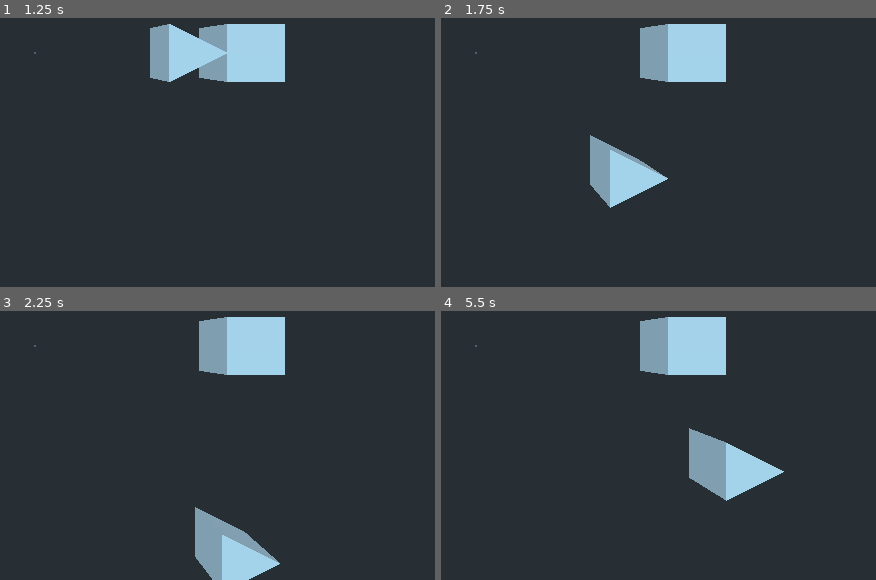
Above: before the commit, frames 1-4 (two rows, left to right).
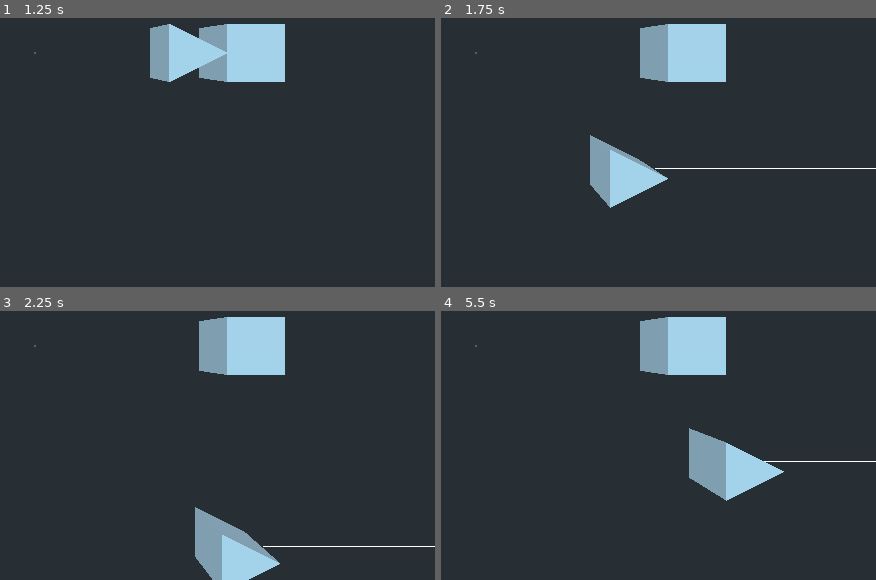
Above: after the commit, the same moments.

Repository: TeamName-FIOLTR/GMTK2022
Game: Godot game, scene res://scene/levels/Test Level.tscn
The game is run twice, just before and just after one commit, with the same random seed, the same clock (stepped at 60 frames per second) and the same inputs.
Inputs:
- Up to frame 1 (1.25 s): tap Enter at 0.5 s; hold D (move_right) from 0.53 s (still down); tap Space at 0.6, 0.77, 1.07 s
- Up to frame 2 (1.75 s): release D (move_right) at 1.28 s; hold S (move_down) from 1.28 s (still down); tap Space at 1.35, 1.52 s
- Up to frame 3 (2.25 s): tap Space at 1.82, 2.1 s; release S (move_down) at 2.03 s; hold D (move_right) from 2.03 s (still down)
- Up to frame 4 (5.5 s): release D (move_right) at 2.78 s; hold W (move_up) 2.78-3.53 s; tap Space at 2.85, 3.02, 3.32, 3.6, 3.77, 4.07, 4.25, 4.35, 4.52, 4.82, 5.1 s; hold A (move_left) 3.53-5.03 s; tap Enter at 5 s; hold S (move_down) from 5.03 s (still down)

Frame 1 is identical in both runs. In frame 2, 0.2% of the frame differs, in the area x 49-100%, y 55-57%; in frame 3, 0.1%; in frame 4, 0.1%.

Commit message:
got a coolio lazer finished :D

Diff:
--- a/assets/scripts/Player.gd
+++ b/assets/scripts/Player.gd
@@ -1,4 +1,4 @@
-extends RigidBody
+extends Entity
 
 
 export(Vector2) var movement_vector
--- a/assets/scripts/generics/RigidBody.gd
+++ b/assets/scripts/generics/RigidBody.gd
@@ -1,4 +1,6 @@
 extends RigidBody
+
+class_name Entity
 
 export var dice_container_path : NodePath
 onready var dice_container : Node = get_node(dice_container_path)
--- a/assets/scripts/generics/dice_container.gd
+++ b/assets/scripts/generics/dice_container.gd
@@ -8,6 +8,12 @@
 
 func dice_count()->int:
 	return len(get_children())
+
+func get_dice_total_sum()->int:
+	var ret_val : int = 0
+	for dice in get_children():
+		ret_val += dice.dice_type
+	return ret_val
 
 func roll()->int:
 	var ret_val : int = 0
--- /dev/null
+++ b/assets/scripts/lazer/lazer.gd
@@ -0,0 +1,25 @@
+tool
+extends Spatial
+
+#this class is a lazer... what did you expect
+
+#IM FIREING MY LAZERS!!!!
+
+class_name Lazer
+export var time : float setget set_time,get_time
+
+#convienence function to get the length of the lazer
+export var length : float = 1 setget set_length, get_length
+func set_length(val : float)->void:
+	scale.x = val
+func get_length()->float:
+	return scale.x
+
+func get_collider():
+	return $CSGMesh2/RayCast.get_collider()
+
+func set_time(val : float)->void:
+	time = val
+	$CSGMesh2.mesh.material.set_shader_param("time",val)
+func get_time()->float:
+	return time
--- /dev/null
+++ b/assets/scripts/lazer/lazer_animation_player.gd
@@ -0,0 +1,19 @@
+extends AnimationPlayer
+
+export var mesh_path : NodePath
+onready var mesh : CSGMesh = get_node(mesh_path)
+
+var pew_pew_shader = load("res://assets/shaders/pew_pew_lazer.gdshader")
+var rail_shader = load("res://assets/shaders/rail_gun.gdshader")
+var flicker_shader = load("res://assets/shaders/lazer_flicker.gdshader")
+
+func play(name : String = "", custom_blend : float = -1, custom_speed: float = 1.0, from_end: bool = false)->void:
+	match name:
+		"pew pew fire":
+			mesh.mesh.material.shader = pew_pew_shader
+
+		"fire_main":
+			mesh.mesh.material.shader = rail_shader
+		_:
+			mesh.mesh.material.shader = flicker_shader
+	.play(name,custom_blend,custom_speed,from_end)
--- /dev/null
+++ b/assets/shaders/lazer_flicker.gdshader
@@ -0,0 +1,11 @@
+shader_type spatial;
+render_mode unshaded;
+
+uniform float flicker_speed = 5;
+uniform float flicker_amount = 200.0;
+
+void vertex() {
+	float scale_factor = (cos(TIME*flicker_speed)/flicker_amount + 1.0);
+	VERTEX.x *= scale_factor;
+	VERTEX.z *= scale_factor;
+}
--- /dev/null
+++ b/assets/shaders/pew_pew_lazer.gdshader
@@ -0,0 +1,20 @@
+shader_type spatial;
+render_mode unshaded;
+
+/*
+	this is an animation shader that exploads the lazer outwords
+	inteanded for fireing the lazer
+*/
+uniform float time;
+uniform float bulb_radius = 2.545;
+uniform float bulb_len = 0.89;
+
+void vertex() {
+		float time_point = (1.0 - VERTEX.y - time);
+		float scale_factor = 1.0;
+		if (time_point > 0.0 && bulb_len > time_point) {
+			scale_factor = time_point * bulb_radius;
+		}
+		VERTEX.x *= scale_factor;
+		VERTEX.z *= scale_factor;
+}
--- /dev/null
+++ b/assets/shaders/rail_gun.gdshader
@@ -0,0 +1,9 @@
+shader_type spatial;
+render_mode unshaded;
+
+uniform float time;
+void vertex() {
+	float scale_factor = time;
+	VERTEX.x *= scale_factor;
+	VERTEX.z *= scale_factor;
+}
--- a/project.godot
+++ b/project.godot
@@ -28,12 +28,24 @@
 "class": "DiceSignaler",
 "language": "GDScript",
 "path": "res://assets/scripts/generics/dice_signalers.gd"
+}, {
+"base": "RigidBody",
+"class": "Entity",
+"language": "GDScript",
+"path": "res://assets/scripts/generics/RigidBody.gd"
+}, {
+"base": "Spatial",
+"class": "Lazer",
+"language": "GDScript",
+"path": "res://assets/scripts/lazer/lazer.gd"
 } ]
 _global_script_class_icons={
 "Dice": "",
 "DiceContainer": "",
 "DicePower": "",
-"DiceSignaler": ""
+"DiceSignaler": "",
+"Entity": "",
+"Lazer": ""
 }
 
 [application]
--- a/scene/Player.tscn
+++ b/scene/Player.tscn
@@ -1,6 +1,8 @@
-[gd_scene load_steps=5 format=2]
+[gd_scene load_steps=7 format=2]
 
 [ext_resource path="res://assets/scripts/Player.gd" type="Script" id=1]
+[ext_resource path="res://assets/scripts/generics/dice_container.gd" type="Script" id=2]
+[ext_resource path="res://scenes/ray_cast_lazer.tscn" type="PackedScene" id=3]
 
 [sub_resource type="PrismMesh" id=1]
 
@@ -14,6 +16,7 @@
 axis_lock_angular_y = true
 axis_lock_angular_z = true
 script = ExtResource( 1 )
+dice_container_path = NodePath("DiceContainer")
 
 [node name="CSGMesh" type="CSGMesh" parent="."]
 transform = Transform( -4.37114e-08, 1, 0, 4.37114e-08, 1.91069e-15, -1, -1, -4.37114e-08, -4.37114e-08, 0, 0, 0 )
@@ -22,3 +25,10 @@
 
 [node name="CollisionShape" type="CollisionShape" parent="."]
 shape = SubResource( 3 )
+
+[node name="DiceContainer" type="Node" parent="."]
+script = ExtResource( 2 )
+
+[node name="lazer" parent="." instance=ExtResource( 3 )]
+transform = Transform( 9.368, 0, 0, 0, 1, 0, 0, 0, 1, 1.06746, 0, 0 )
+length = 9.368
--- /dev/null
+++ b/scene/test.gd
@@ -0,0 +1,16 @@
+extends Spatial
+
+
+# Declare member variables here. Examples:
+# var a = 2
+# var b = "text"
+
+# Called when the node enters the scene tree for the first time.
+func _ready():
+	pass # Replace with function body.
+
+
+func _input(event):
+	if event is InputEventKey:
+		if event.scancode == KEY_SPACE:
+			$lazer/AnimationPlayer.play("pew pew fire")
--- /dev/null
+++ b/scene/test.tscn
@@ -0,0 +1,13 @@
+[gd_scene load_steps=3 format=2]
+
+[ext_resource path="res://scenes/ray_cast_lazer.tscn" type="PackedScene" id=1]
+[ext_resource path="res://scene/test.gd" type="Script" id=2]
+
+[node name="test_lazer" type="Spatial"]
+script = ExtResource( 2 )
+
+[node name="Camera" type="Camera" parent="."]
+transform = Transform( 1, 0, 0, 0, 1, 0, 0, 0, 1, 0, 0, 1.4462 )
+
+[node name="lazer" parent="." instance=ExtResource( 1 )]
+transform = Transform( 1, 0, 0, 0, 1, 0, 0, 0, 1, -0.128172, 0.0390325, -0.0234937 )
--- /dev/null
+++ b/scenes/ray_cast_lazer.tscn
@@ -0,0 +1,78 @@
+[gd_scene load_steps=9 format=2]
+
+[ext_resource path="res://assets/scripts/lazer/lazer.gd" type="Script" id=1]
+[ext_resource path="res://assets/scripts/lazer/lazer_animation_player.gd" type="Script" id=2]
+[ext_resource path="res://assets/shaders/pew_pew_lazer.gdshader" type="Shader" id=3]
+
+[sub_resource type="ShaderMaterial" id=6]
+shader = ExtResource( 3 )
+shader_param/time = 0.0
+shader_param/bulb_radius = 2.545
+shader_param/bulb_len = 0.89
+
+[sub_resource type="CylinderMesh" id=4]
+material = SubResource( 6 )
+top_radius = 0.01
+bottom_radius = 0.01
+height = 1.0
+
+[sub_resource type="Animation" id=9]
+length = 0.001
+tracks/0/type = "value"
+tracks/0/path = NodePath(".:time")
+tracks/0/interp = 1
+tracks/0/loop_wrap = true
+tracks/0/imported = false
+tracks/0/enabled = true
+tracks/0/keys = {
+"times": PoolRealArray( 0 ),
+"transitions": PoolRealArray( 1 ),
+"update": 0,
+"values": [ 0.0 ]
+}
+
+[sub_resource type="Animation" id=8]
+resource_name = "fire_main"
+length = 0.3
+tracks/0/type = "bezier"
+tracks/0/path = NodePath(".:time")
+tracks/0/interp = 1
+tracks/0/loop_wrap = true
+tracks/0/imported = false
+tracks/0/enabled = true
+tracks/0/keys = {
+"points": PoolRealArray( 0, -0.25, 0, 0.25, 0, 5, -0.25, 0, 0.25, 0, 1, -0.25, 0, 0.25, 0 ),
+"times": PoolRealArray( 0, 0.1, 0.3 )
+}
+
+[sub_resource type="Animation" id=10]
+resource_name = "pew pew fire"
+length = 0.5
+tracks/0/type = "bezier"
+tracks/0/path = NodePath(".:time")
+tracks/0/interp = 1
+tracks/0/loop_wrap = true
+tracks/0/imported = false
+tracks/0/enabled = true
+tracks/0/keys = {
+"points": PoolRealArray( -1, -0.25, 0, 0.25, 0, 2, -0.25, 0, 0.25, 0 ),
+"times": PoolRealArray( 0, 0.5 )
+}
+
+[node name="lazer" type="Spatial"]
+script = ExtResource( 1 )
+
+[node name="CSGMesh2" type="CSGMesh" parent="."]
+transform = Transform( -4.37114e-08, -1, 0, 1, -4.37114e-08, 0, 0, 0, 1, 0.5, 0, 0 )
+mesh = SubResource( 4 )
+
+[node name="RayCast" type="RayCast" parent="CSGMesh2"]
+transform = Transform( 0.998594, 2.13163e-14, 0, -1.42109e-14, 0.998594, 0, 0, 0, 0.998594, 1.77636e-15, 0.5, 0 )
+enabled = true
+
+[node name="AnimationPlayer" type="AnimationPlayer" parent="."]
+anims/RESET = SubResource( 9 )
+anims/fire_main = SubResource( 8 )
+"anims/pew pew fire" = SubResource( 10 )
+script = ExtResource( 2 )
+mesh_path = NodePath("../CSGMesh2")
